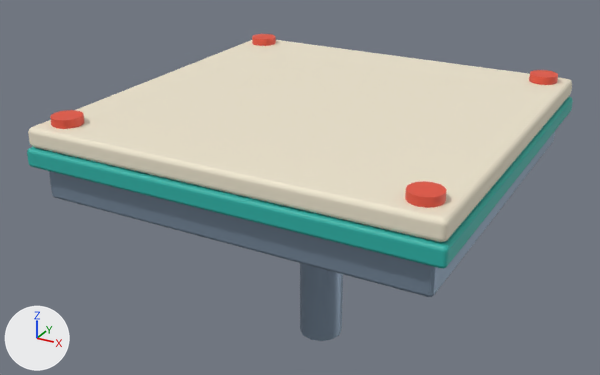
The glTF model orbit_runner_game/art/models/PLAT_Toy_Wide.glb, before and after one commit.
Rendered twice from a camera (50 mm lens) standing at (5.4, -10.54, 3.78) and looking at (-0.4, 0.0, -1.49). Lighting does not change. The marker at lower left points along +X, +Y and +Z. The older version comes first.

Script lines for the objects in view, before the commit:
```python
me_band = bpy.data.meshes.new('Band')
me_band.from_pydata(...)  # 56 vertices, 108 faces; spans x -3.03..3.03, y -3.03..3.03, z -0.14..0.14
me_band.materials.append(mat_m_toyteal)  # cyan #2bb3a8
me_strut = bpy.data.meshes.new('Strut')
me_strut.from_pydata(...)  # a 12-sided cylinder along z spanning x -0.35..0.35, y -0.35..0.35, z -1.5..1.5
me_strut.materials.append(mat_m_metal)  # greyish blue #8fa3b8
me_top = bpy.data.meshes.new('Top')
me_top.from_pydata(...)  # 56 vertices, 108 faces; spans x -3.0..3.0, y -3.0..3.0, z -0.15..0.15
me_top.materials.append(mat_m_toycream)  # pale yellow #efe6cf
ob_band = bpy.data.objects.new('Band', me_band)
ob_band.location = (0.0, 0.0, -0.44)
ob_strut = bpy.data.objects.new('Strut', me_strut)
ob_strut.location = (0.0, 0.0, -2.5)
ob_top = bpy.data.objects.new('Top', me_top)
ob_top.location = (0.0, 0.0, -0.15)
# also in view: 'Stud_-1_-1' at (-2.6, -2.6, 0.06); 'Base' at (0.0, 0.0, -0.83); 'Stud_1_-1' at (2.6, -2.6, 0.06)
```
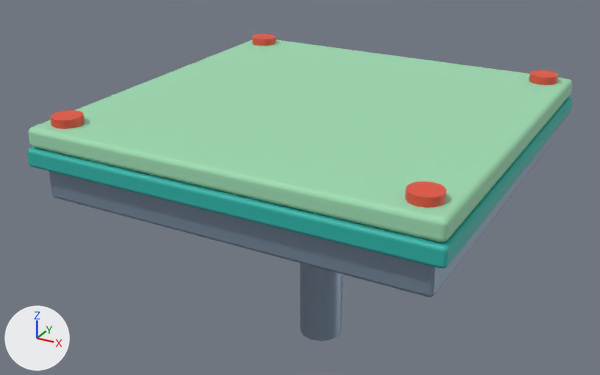
Edits to the bpy script that builds the scene:
```text
Add mat_m_toytop:
    mat_m_toytop = principled_material('M_ToyTop')
    mat_m_toytop.base_color = (0.342, 0.716, 0.445)  # green #9edcb2
    mat_m_toytop.roughness = 0.65
Change me_top:
    where me_top.from_pydata(...)  # 56 vertices, 108 faces; spans x -3.0..3.0, y -3.0..3.0, z -0.15..0.15
    remove me_top.materials.append(mat_m_toycream)  # pale yellow #efe6cf
    add me_top.materials.append(mat_m_toytop)  # green #9edcb2
```

Location of each change, [x1, y1, x2, y2] in pixels of the pictures (600 x 375 px):
'Top', recoloured (pale yellow to green): [28, 40, 572, 242] in both
